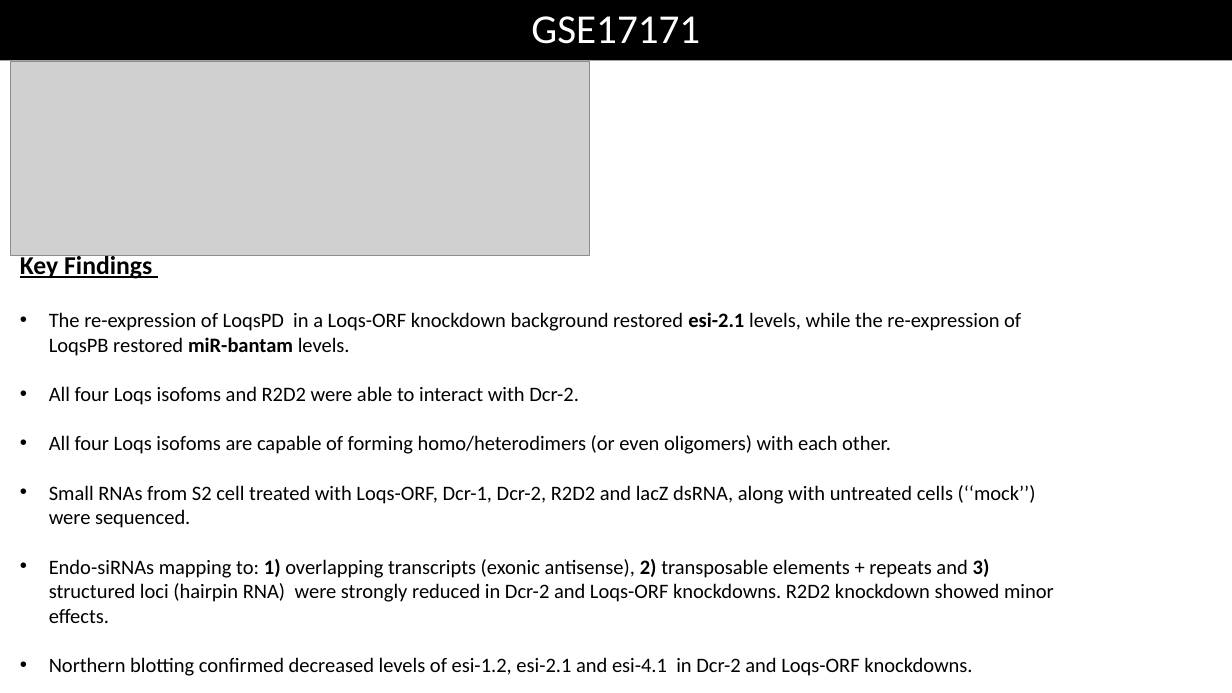
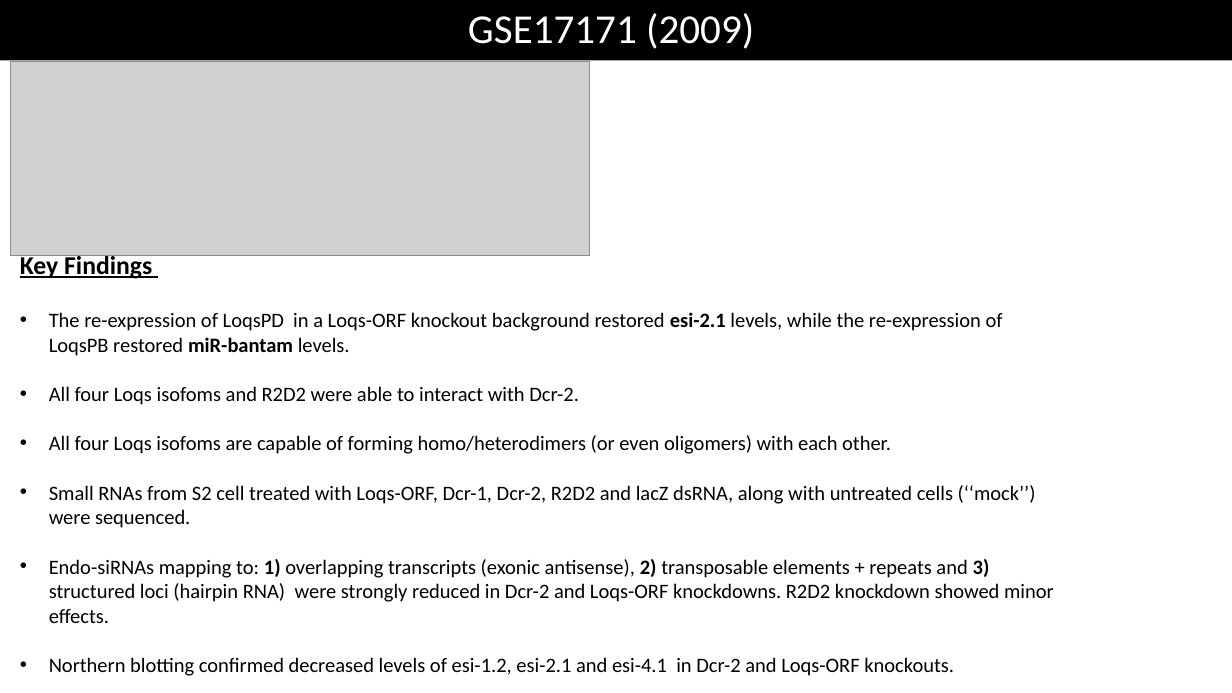
Before and after one commit to jinweelee/notebooks, a slide deck: slide 6 of recent_papers/presentation/Small RNA-seq Analysis of.pptm. Drawn at 1232x693 pixels with LibreOffice and Linux fonts; fonts in the diff are those of the drawing; grey boxes stand for pictures. Boxes give left, top, right and bottom in pixels: in the first picture for what was removed or moved away, otherwise in the second. Text is boxed around its words. In the diff, an @@ line names an element or a change of style, - is before the commit and + after.

```diff
--- a/recent_papers/presentation/Small RNA-seq Analysis of.pptm
+++ b/recent_papers/presentation/Small RNA-seq Analysis of.pptm
@@ text in rectangle at [468,13,754,49]: text changed @@
-GSE17171
+GSE17171 (2009)
@@ text at [49,312,1003,356]: text changed @@
-• The re-expression of LoqsPD in a Loqs-ORF knockdown background restored esi-2.1 levels, while the re-expression of LoqsPB restored miR-bantam levels.
+• The re-expression of LoqsPD in a Loqs-ORF knockout background restored esi-2.1 levels, while the re-expression of LoqsPB restored miR-bantam levels.
@@ text at [49,657,954,676]: text changed @@
-• Northern blotting confirmed decreased levels of esi-1.2, esi-2.1 and esi-4.1 in Dcr-2 and Loqs-ORF knockdowns.
+• Northern blotting confirmed decreased levels of esi-1.2, esi-2.1 and esi-4.1 in Dcr-2 and Loqs-ORF knockouts.
```
Also in this commit, not shown: 10 other slides changed, 2 slides added, 2 slides removed, 1 other file.
